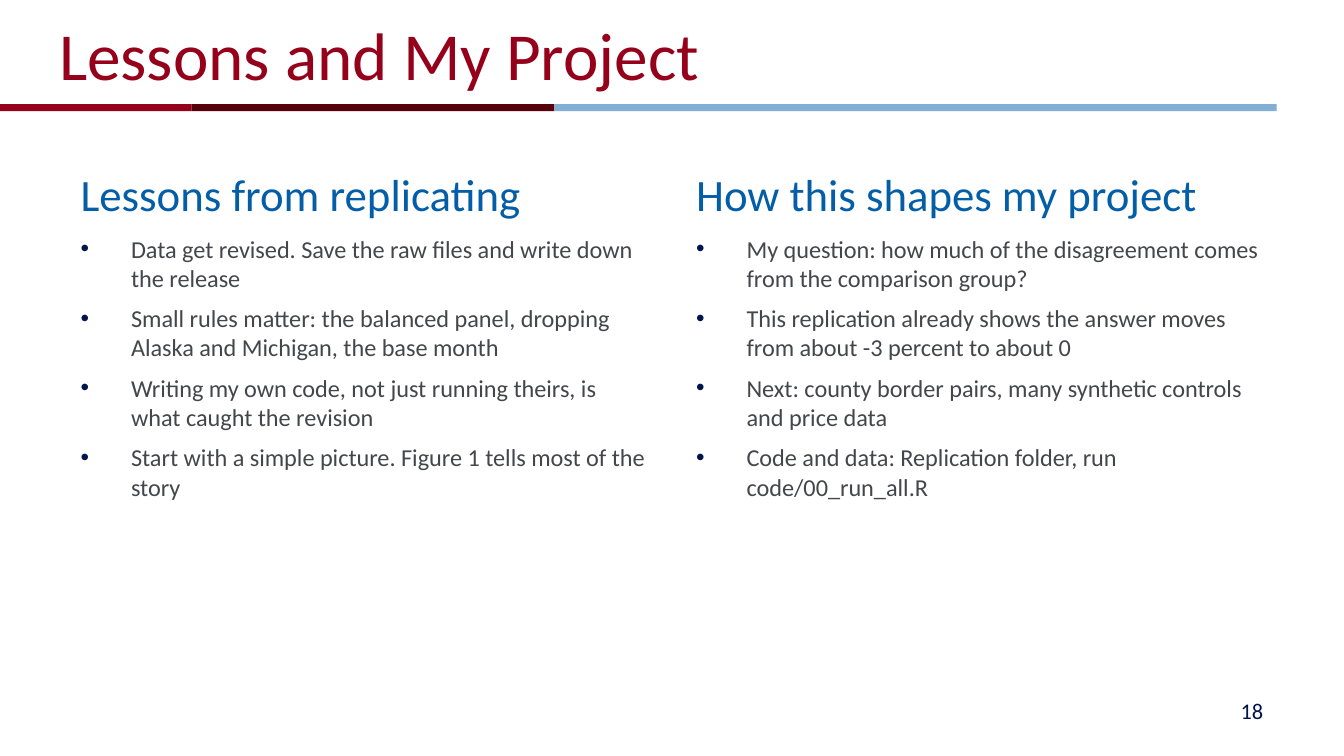
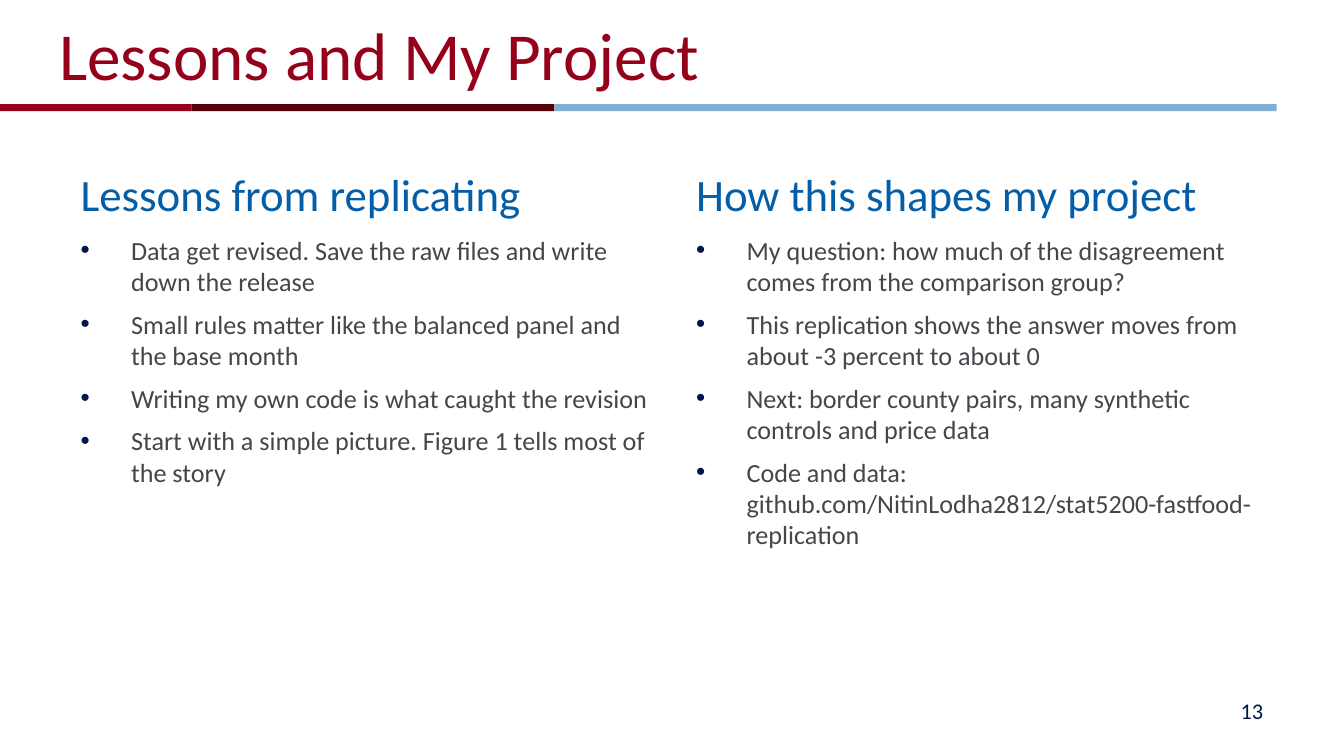
Before and after one commit to NitinLodha2812/stat5200-fastfood-replication, a slide deck: slide 13 of presentation/replication_presentation.pptx (slide 18 before the commit). Drawn at 1344x756 pixels with LibreOffice and Linux fonts; fonts in the diff are those of the drawing; background and template pictures are left out. Boxes give left, top, right and bottom in pixels: in the first picture for what was removed or moved away, otherwise in the second. Text is boxed around its words. In the diff, an @@ line names an element or a change of style, - is before the commit and + after.

```diff
--- a/presentation/replication_presentation.pptx
+++ b/presentation/replication_presentation.pptx
@@ text at (x1=131, y1=242, x2=645, y2=486): size 13 to 14 pt in "Data get revised. Save the raw files ...", "Start with a simple picture. Figure 1 ..." @@
@@ text at (x1=747, y1=242, x2=1225, y2=296): size 13 to 14 pt in "My question: how much of the disagreement ..." @@
@@ text at (x1=131, y1=316, x2=647, y2=413): text changed; size 13 to 14 pt @@
-• Small rules matter: the balanced panel, dropping Alaska and Michigan, the base month
-• Writing my own code, not just running theirs, is what caught the revision
+• Small rules matter like the balanced panel and the base month
+• Writing my own code is what caught the revision
@@ text at (x1=747, y1=316, x2=1251, y2=548): text changed; size 13 to 14 pt @@
-• This replication already shows the answer moves from about -3 percent to about 0
-• Next: county border pairs, many synthetic controls and price data
-• Code and data: Replication folder, run code/00_run_all.R
+• This replication shows the answer moves from about -3 percent to about 0
+• Next: border county pairs, many synthetic controls and price data
+• Code and data: github.com/NitinLodha2812/stat5200-fastfood-replication
@@ page number at (x1=1241, y1=704, x2=1264, y2=719): text changed @@
-18
+13
```
Also in this commit, not shown: 10 other slides changed, 5 slides removed, 2 other files.
